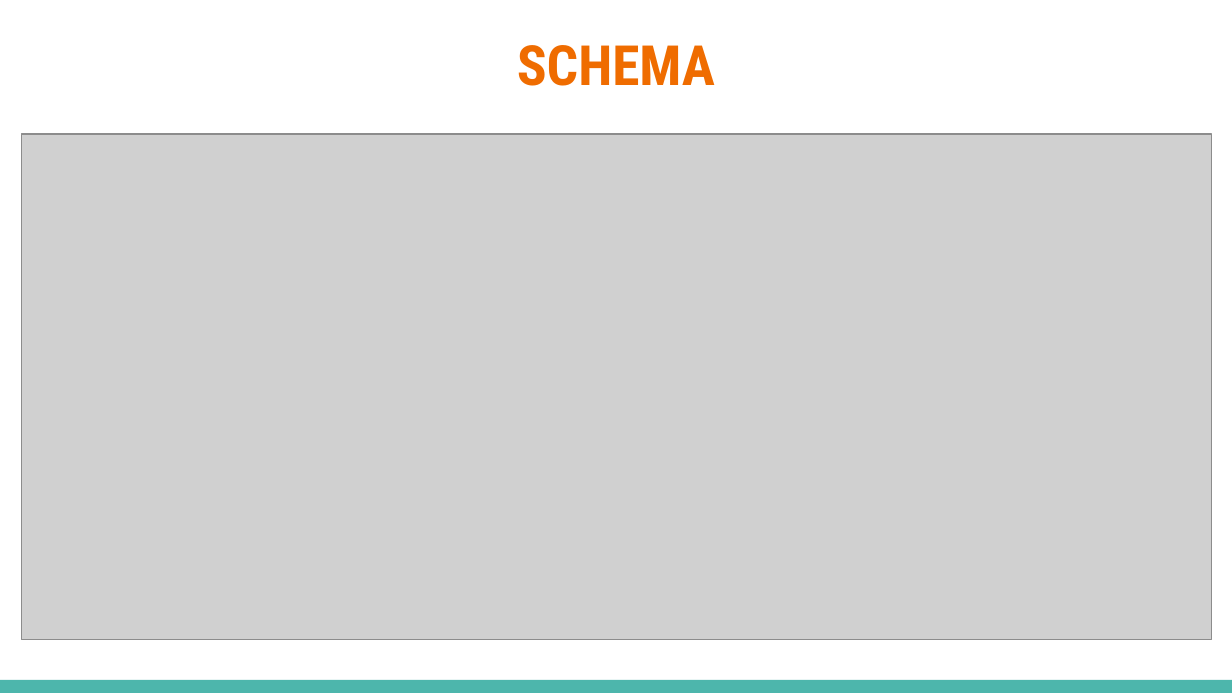
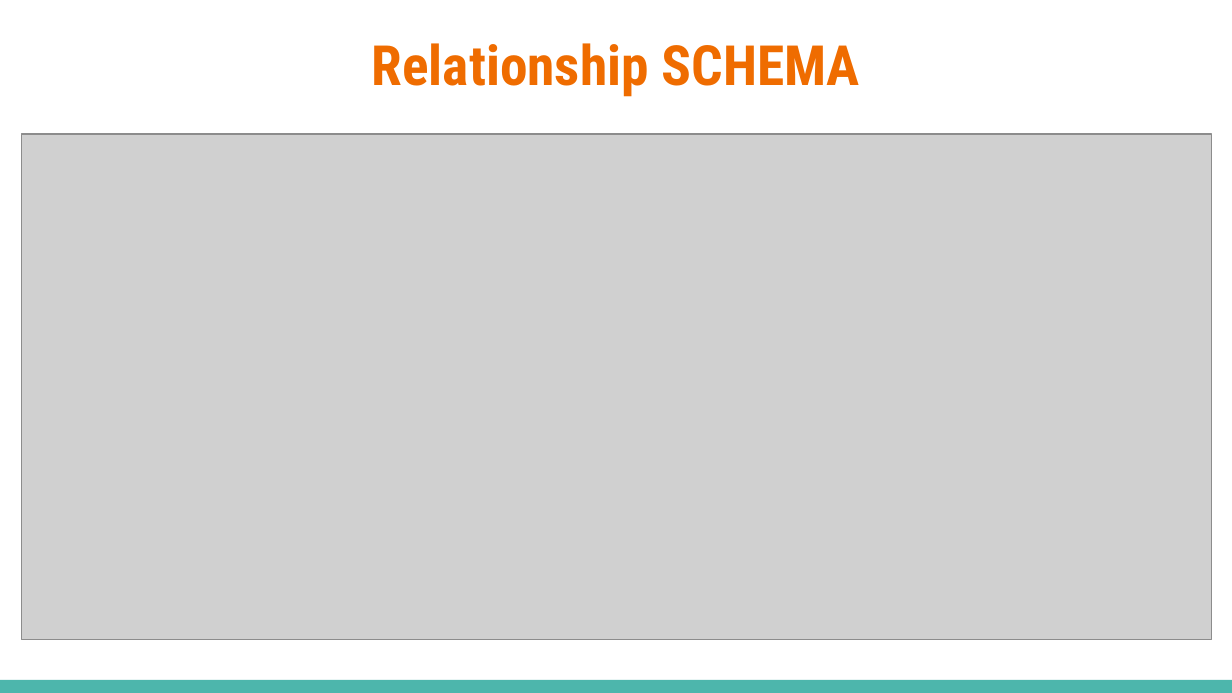
Before and after one commit to PalaciosYoan/Hospital_Management_System, a slide deck: slide 5 of Phase_1/Phase1.pptx. Drawn at 1232x693 pixels with LibreOffice and Linux fonts; fonts in the diff are those of the drawing; grey boxes stand for pictures. Boxes give left, top, right and bottom in pixels: in the first picture for what was removed or moved away, otherwise in the second. Text is boxed around its words. In the diff, an @@ line names an element or a change of style, - is before the commit and + after.

```diff
--- a/Phase_1/Phase1.pptx
+++ b/Phase_1/Phase1.pptx
@@ title at (372, 43, 860, 97): text changed @@
-SCHEMA
+Relationship SCHEMA
```
Also in this commit, not shown: 1 other slide changed.
